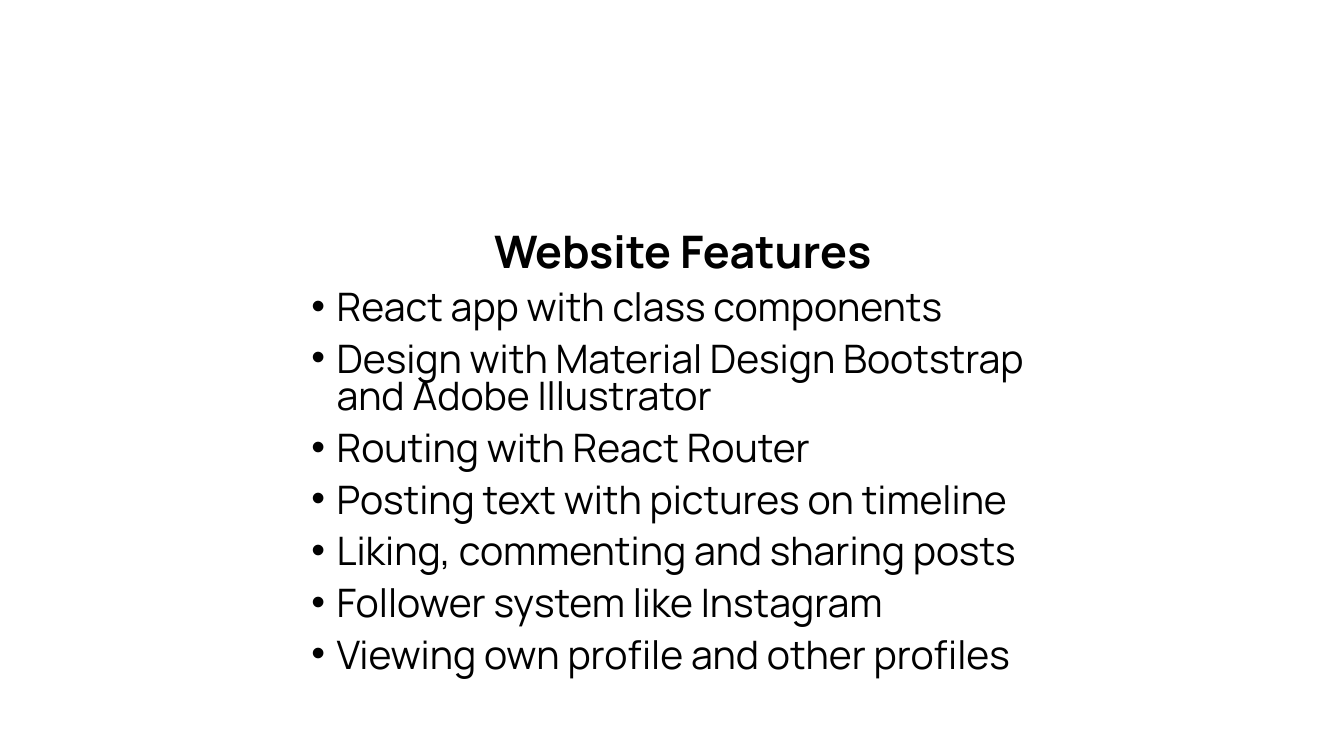
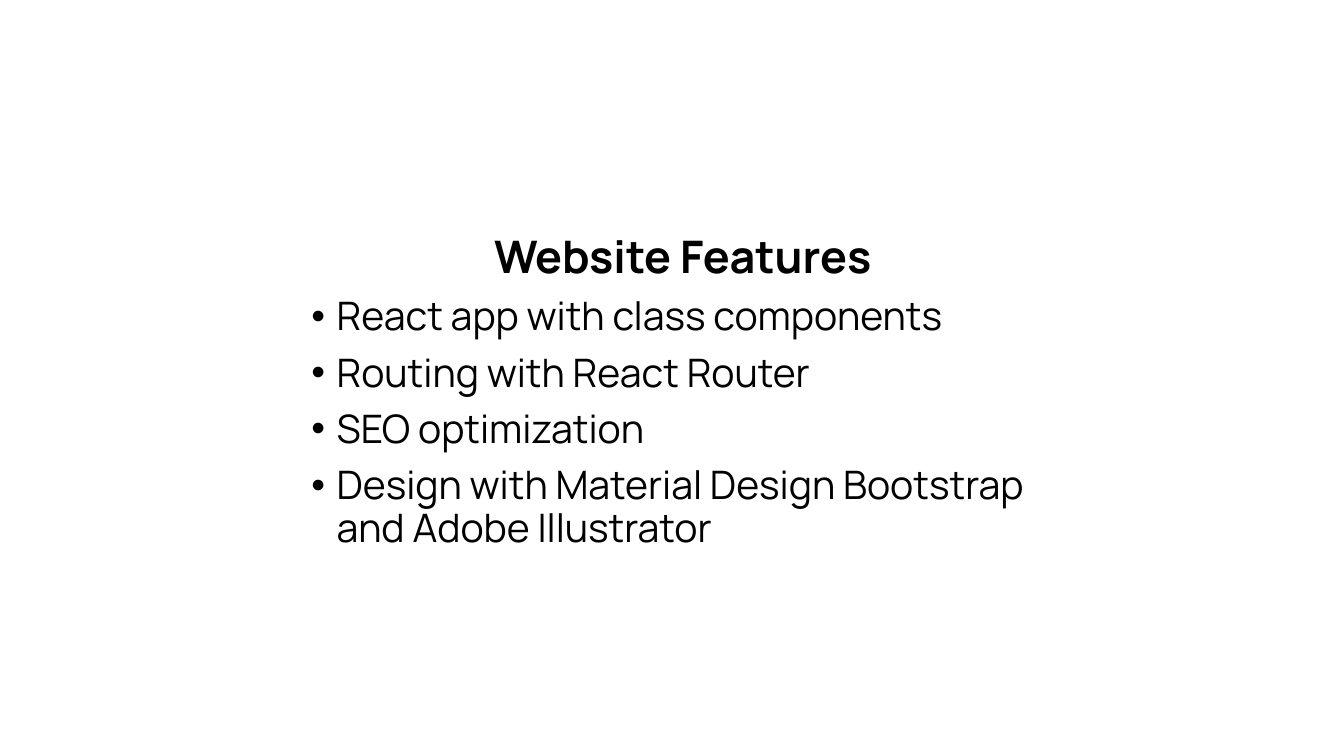
Before and after one commit to LukaPatarcic/social-media, a slide deck: slide 5 of Documentation/Presentation.pptx. Drawn at 1344x756 pixels with LibreOffice and Linux fonts; fonts in the diff are those of the drawing; background and template pictures are left out. Boxes give left, top, right and bottom in pixels: in the first picture for what was removed or moved away, otherwise in the second. Text is boxed around its words. In the diff, an @@ line names an element or a change of style, - is before the commit and + after.

```diff
--- a/Documentation/Presentation.pptx
+++ b/Documentation/Presentation.pptx
@@ text at box(337, 240, 1023, 543): line spacing 0.8 to 0.9 @@
@@ text at box(337, 358, 810, 453): paragraphs added @@
+• Routing with React Router
+• SEO optimization
@@ text at box(337, 433, 1016, 679): paragraphs removed @@
-• Routing with React Router
-• Posting text with pictures on timeline
-• Liking, commenting and sharing posts
-• Follower system like Instagram
-• Viewing own profile and other profiles
```
Also in this commit, not shown: 1 other slide changed, 14 other files.
